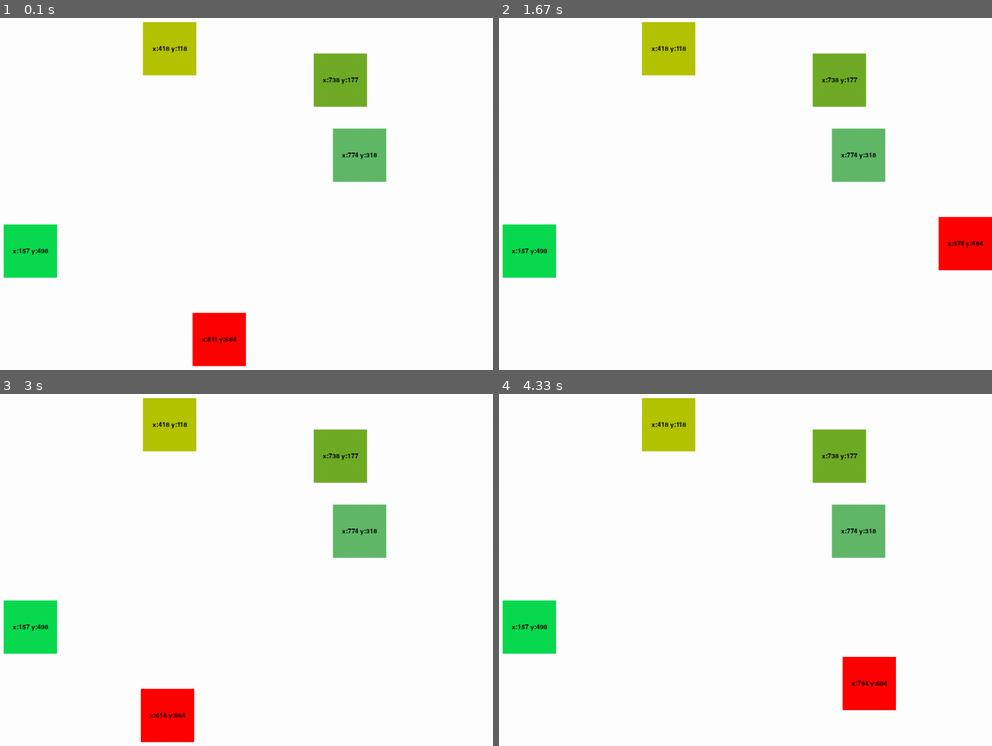
Above: before the commit, frames 1-4 (two rows, left to right).
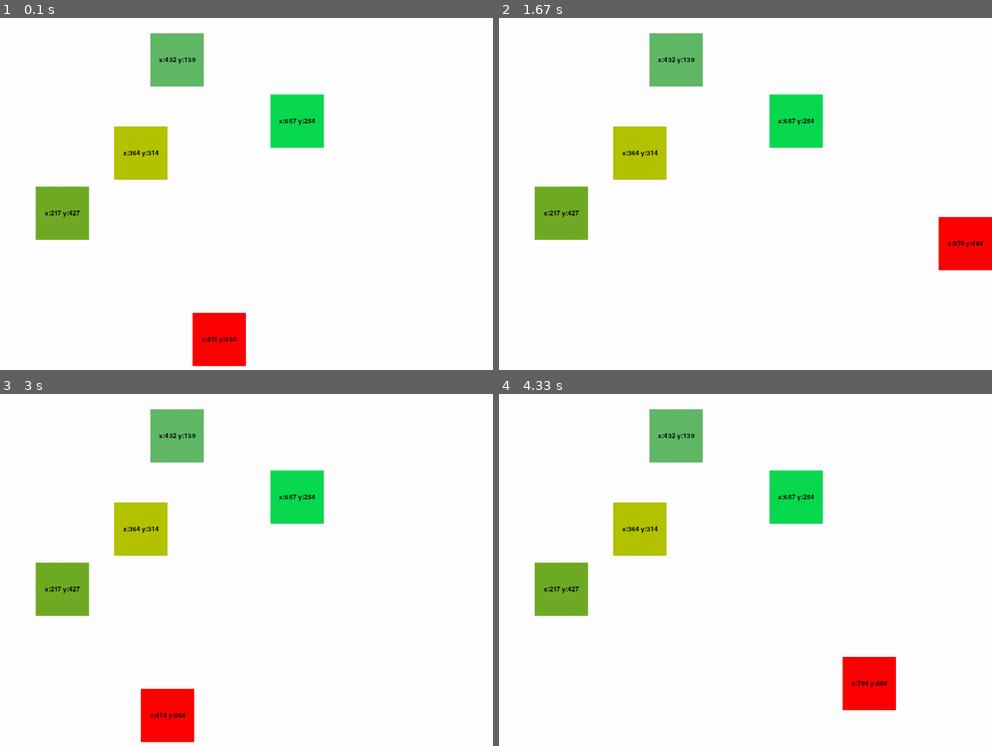
Above: after the commit, the same moments.

Repository: esserafael/python-learning-stuff
Game: pygame game, started from PyGame/collision.py
Two runs of this game, one before a commit and one after it. Both use one fixed random seed, a clock stepped at 60 frames per second and the inputs below.
Inputs:
- Up to frame 1 (0.1 s): no input
- Up to frame 2 (1.67 s): hold Right 0.33-0.8 s; hold Up 0.83-1.13 s; hold Right 1.17-1.63 s
- Up to frame 3 (3 s): hold Left 1.67-2.2 s; hold Down 2.23-2.53 s; hold Left 2.57-2.97 s
- Up to frame 4 (4.33 s): hold Up 3-3.37 s; hold Right 3.4-4.03 s; hold Down from 4.07 s (still down)

The runs differ from the first frame. In frame 1, 12% of the frame differs, in the area x 0-79%, y 1-74%; in frame 2, 12%; in frame 3, 12%; in frame 4, 12%.

Commit message:
Some classes

Diff:
--- a/PyGame/collision.py
+++ b/PyGame/collision.py
@@ -2,14 +2,26 @@
 import time
 import random
 
-class FormData:
-    def __init__(self, name: str, x: int, y: int, width: int, height: int, color: tuple):
-        self.name = name
+class FormDataPosition:
+    def __init__(self, x: int, y: int):
         self.x = x
         self.y = y
+
+
+class FormDataSize:
+    def __init__(self, width: int, height: int):
         self.width = width
         self.height = height
+
+
+class FormData:
+    def __init__(self, name: str, pos: FormDataPosition, size: FormDataSize, center: FormDataPosition, color: tuple):
+        self.name = name
+        self.pos = pos
+        self.size = size
+        self.center = center
         self.color = color
+
 
 pygame.init()
 
@@ -29,7 +41,8 @@
 white = (255,255,255)
 red = (255,0,0)
 
-def draw_block(block_x, block_y, block_width, block_height, color):
+#def draw_block(block_x, block_y, block_width, block_height, color):
+def draw_block(block: FormData):
 
     def message_display(text, size, x, y):
         largeText = pygame.font.Font('freesansbold.ttf',size)
@@ -37,14 +50,11 @@
         TextRect.center = x,y
         gameDisplay.blit(TextSurf, TextRect)
 
-    block = pygame.draw.rect(gameDisplay, color, [block_x, block_y, block_width, block_height])
+    block_draw = pygame.draw.rect(gameDisplay, block.color, [block.pos.x, block.pos.y, block.size.width, block.size.height])
 
-    block_center_x = round(block_x + block_width / 2)
-    block_center_y = round(block_y + block_height / 2)
+    message_display("x:{} y:{}".format(block.center.x, block.center.y), 12,block.center.x, block.center.y)
 
-    message_display("x:{} y:{}".format(block_center_x, block_center_y), 12, block_center_x, block_center_y)
-
-    return block
+    return block_draw
 
 def text_objects(text, font):
     textSurface = font.render(text, True, black)
@@ -74,13 +84,11 @@
     other_forms = [
         (FormData(
             "block_{}".format(form),
-            random.randrange(0, display_width - 100),
-            random.randrange(0, display_height - 100),
-            100,
-            100,
-            (
-                random.randrange(0, 255), random.randrange(0, 255), random.randrange(0, 255)
-            )))
+            FormDataPosition(random.randrange(0, display_width - 100), random.randrange(0, display_height - 100)),
+            FormDataSize(100, 100),
+            FormDataPosition(0, 0),
+            (random.randrange(0, 255), random.randrange(0, 255), random.randrange(0, 255))
+            ))
             for form in range(total_other_forms)]
 
     #print(other_forms)
@@ -124,12 +132,19 @@
             main_form_y = 0
         #"""
 
-        main_block = draw_block(main_form_x, main_form_y, main_form_width, main_form_height, red)
-
         if other_forms:
             for form in other_forms:
-                draw_block(form.x, form.y, form.width, form.height, form.color)
+                form.center = FormDataPosition(round(form.pos.x + form.size.width / 2), round(form.pos.y + form.size.height / 2))
+                draw_block(form)
 
+        main_block = draw_block(
+            FormData(
+                "main_block",
+                FormDataPosition(main_form_x, main_form_y),
+                FormDataSize(main_form_width, main_form_height),
+                FormDataPosition(round(main_form_x + main_form_width / 2), round(main_form_y + main_form_height / 2)),
+                red
+                ))
 
         #print(blocks_generated)
 
